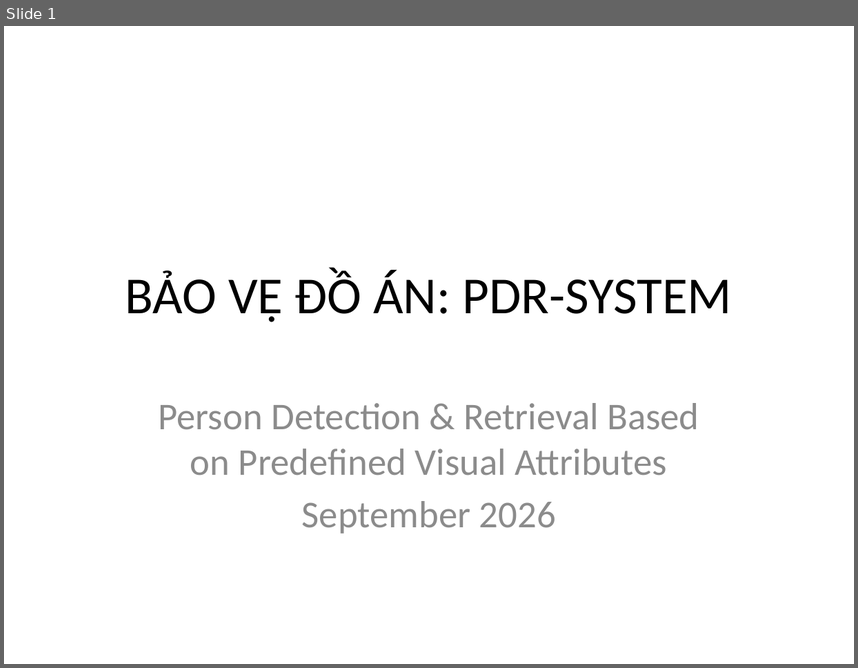
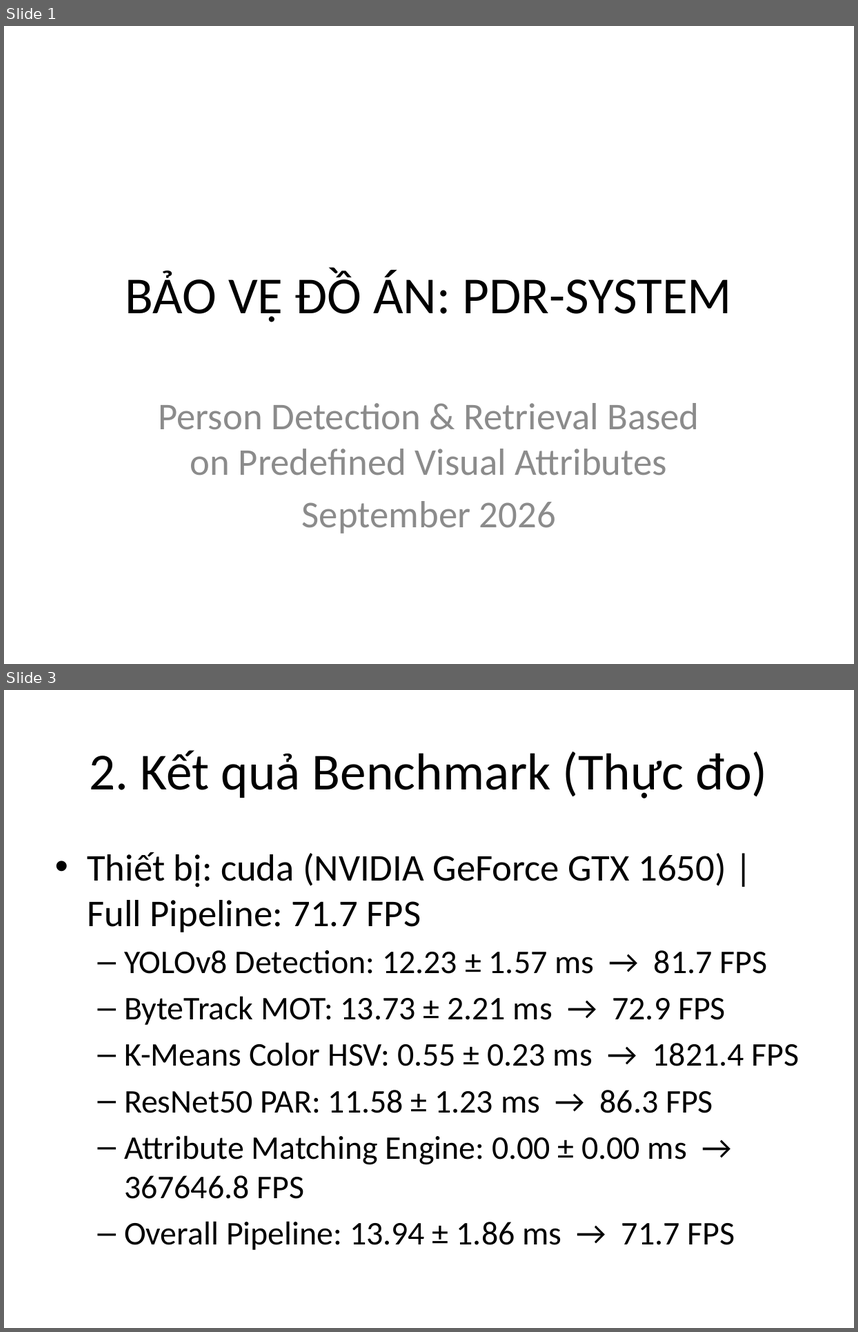
Before and after one commit to nguyentainang246s-aduvip/Person-Detection-and-Retrieval-Based-on-Predefined-Visual-Attributes---PDR-System, a slide deck: docs/PDR_Defense_Deck.pptx. Shown one above the other, each under a label of ours: slide 1 before the commit, slides 1 and 3 after it; the slides between them are not shown. The pictures are 858x668 and 858x1332 pixels, drawn with LibreOffice and Linux fonts; fonts in the diff are those of the drawing. Boxes give left, top, right and bottom in pixels: in the first picture for what was removed or moved away, otherwise in the second. Text is boxed around its words. In the diff, an @@ line names an element or a change of style, - is before the commit and + after.

Commit message:
fix(P0-P2): remove hard-coded benchmark data, fix CSV watermark, prove pipeline CSV data, fix README description

```diff
--- a/docs/PDR_Defense_Deck.pptx
+++ b/docs/PDR_Defense_Deck.pptx
@@ slide 3 added at (x1=4, y1=690, x2=854, y2=1328), background #FFFFFF @@
@@ title added at (x1=90, y1=750, x2=768, y2=798), 44 pt, text #000000 @@
+2. Kết quả Benchmark (Thực đo)
@@ text added at (x1=87, y1=852, x2=800, y2=1250), 28 pt, text #000000 @@
+• Thiết bị: cuda (NVIDIA GeForce GTX 1650) | Full Pipeline: 71.7 FPS
+  – YOLOv8 Detection: 12.23 ± 1.57 ms → 81.7 FPS
+  – ByteTrack MOT: 13.73 ± 2.21 ms → 72.9 FPS
+  – K-Means Color HSV: 0.55 ± 0.23 ms → 1821.4 FPS
+  – ResNet50 PAR: 11.58 ± 1.23 ms → 86.3 FPS
+  – Attribute Matching Engine: 0.00 ± 0.00 ms → 367646.8 FPS
+  – Overall Pipeline: 13.94 ± 1.86 ms → 71.7 FPS
```
Also in this commit, not shown: 1 slide changed, 1 other slide added, 1 slide removed, 10 other files.
